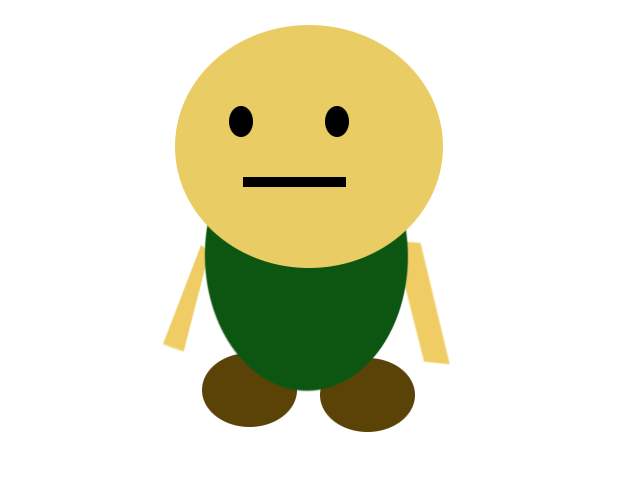
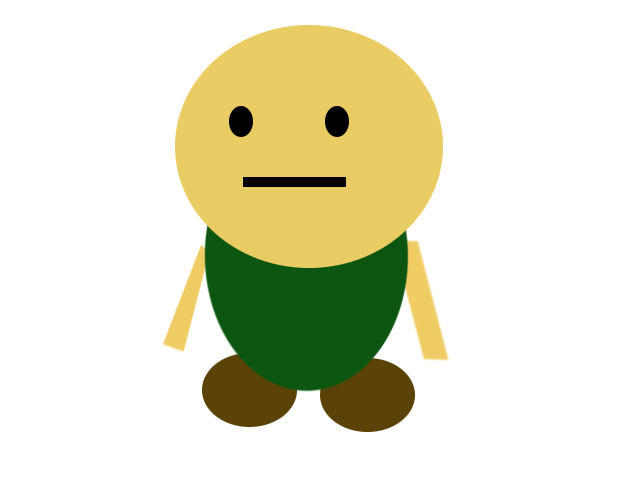
Revision of a layered 640px x 480px image; what changed, layer by layer:
painted on "Layer #5" over box(404, 239, 451, 365)
